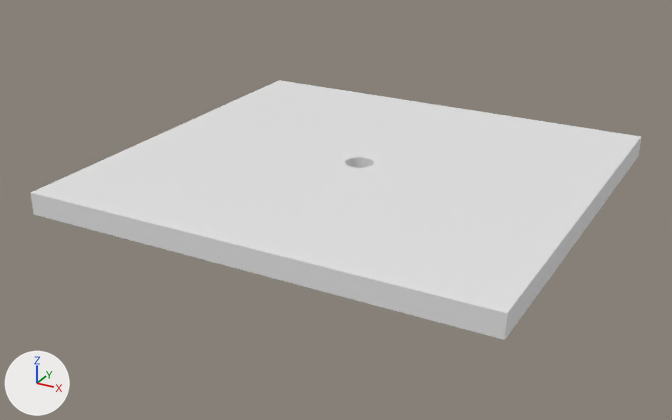
The FBX model Over the Log/Assets/Flin/For a Moment/RED YELLOW/borders/Borders_run2.fbx as it was, and as the next commit left it.
Before and after are seen from a 50 mm camera at (0.233, -0.452, 0.2) aimed at (-0.008, -0.014, -0.019). The lights are fixed; the arrows at lower left show +X, +Y and +Z. The first picture is the older version. Where no turn or scale is listed for an object, it has been applied to the vertices.

In view in the first picture: 'Borders'.
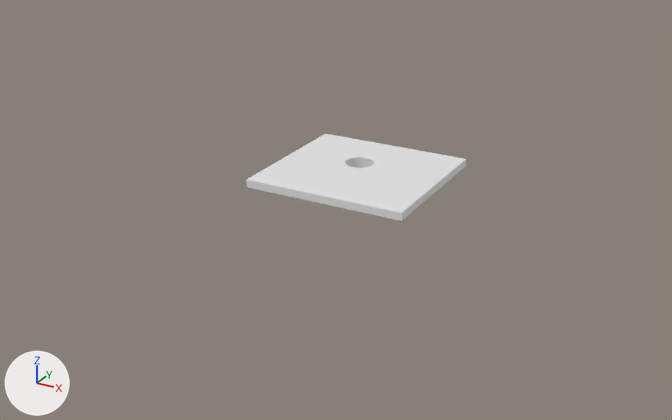
The edits, one by one:
me_mesh is used by ob_borders; location (0.0, 0.0, 0.0012).
me_mesh had 120 vertices, 120 faces and spanned x -0.134..0.134, y -0.126..0.126, z -0.006..0.006.
me_mesh now has 120 vertices, 120 faces and spans x -0.049..0.049, y -0.046..0.046, z -0.006..0.006.
me_mesh part 1: all 18 vertices in x -0.134, y -0.126..0.126, z -0.006..0.006 are scaled about their middle by 0.363.
me_mesh part 2: all 18 vertices in x 0.134, y -0.126..0.126, z -0.006..0.006 are scaled about their middle by 0.363.
me_mesh part 3: all 2 vertices in x 0.0, y -0.126, z -0.006..0.006 are scaled about their middle by 0.363.
me_mesh part 4: all 2 vertices in x 0.0, y 0.126, z -0.006..0.006 are scaled about their middle by 0.363.

Pixel boxes [x1, y1, x2, y2] of what changed, in the pictures (672 x 420 px; the box of a moved part takes in the faces that stretch with it):
'Borders', reshaped (64% narrower, 66% shorter)
    before: [31, 80, 641, 340]
    after: [246, 134, 466, 221]
part 1 of me_mesh, moved or reshaped
    before: [31, 81, 362, 193]
    after: [246, 134, 362, 180]
part 2 of me_mesh, moved or reshaped
    before: [358, 137, 641, 339]
    after: [358, 158, 466, 221]
part 3 of me_mesh, moved or reshaped
    before: [31, 167, 507, 340]
    after: [246, 167, 402, 221]
part 4 of me_mesh, moved or reshaped
    before: [279, 80, 641, 158]
    after: [327, 134, 464, 159]
